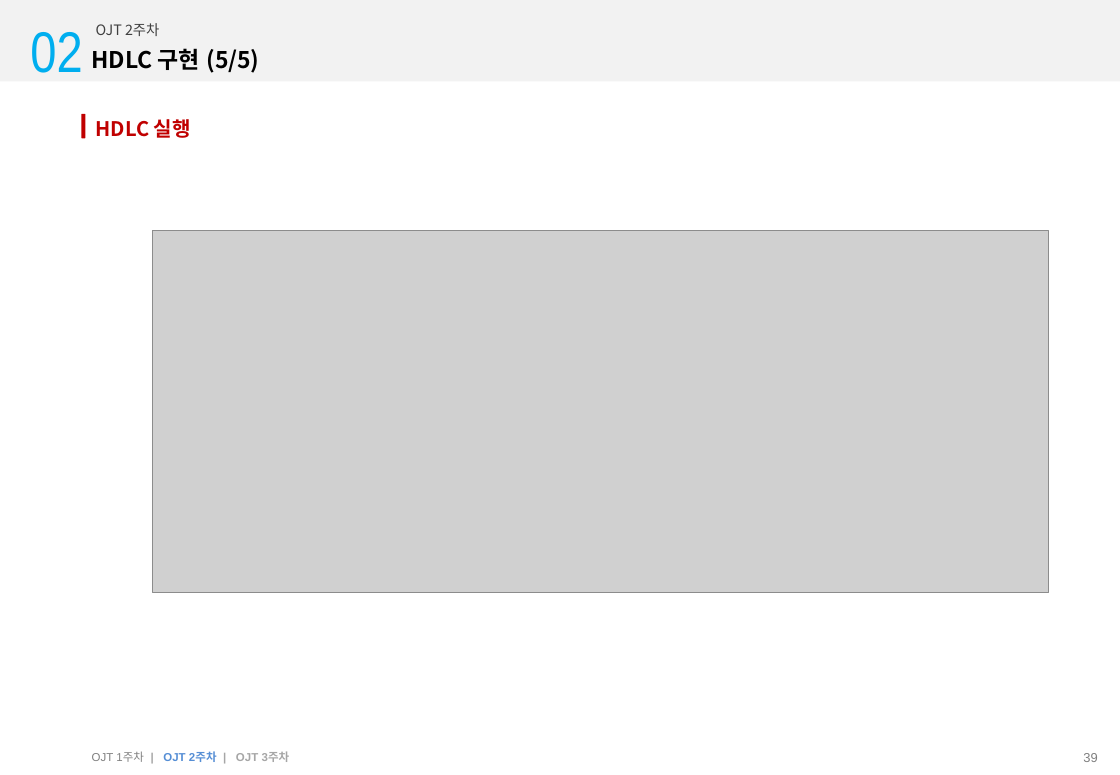
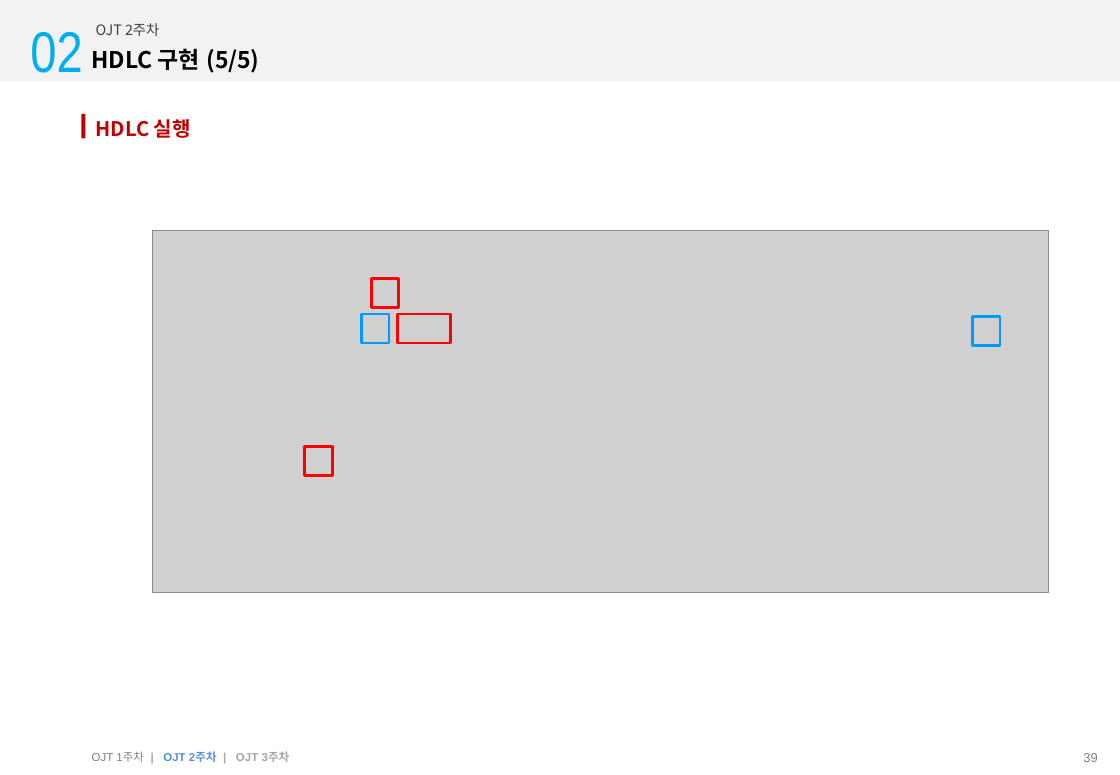
Before and after one commit to cupidljh/job_manual, a slide deck: slide 39 of OJT Seminar.pptx. Drawn at 1120x775 pixels with LibreOffice and Linux fonts; fonts in the diff are those of the drawing; grey boxes stand for pictures; background and template pictures are left out. Boxes give left, top, right and bottom in pixels: in the first picture for what was removed or moved away, otherwise in the second. Text is boxed around its words. In the diff, an @@ line names an element or a change of style, - is before the commit and + after.

```diff
--- a/OJT Seminar.pptx
+++ b/OJT Seminar.pptx
@@ rectangle added at [371,278,399,307], outline #FF0000 2 pt @@
@@ rectangle added at [361,314,389,343], outline #0099FF 2 pt @@
@@ rectangle added at [397,314,451,343], outline #FF0000 2 pt @@
@@ rectangle added at [972,316,1000,345], outline #0099FF 2 pt @@
@@ rectangle added at [305,447,333,476], outline #FF0000 2 pt @@
```
Also in this commit, not shown: 5 other slides changed, 6 other files.
